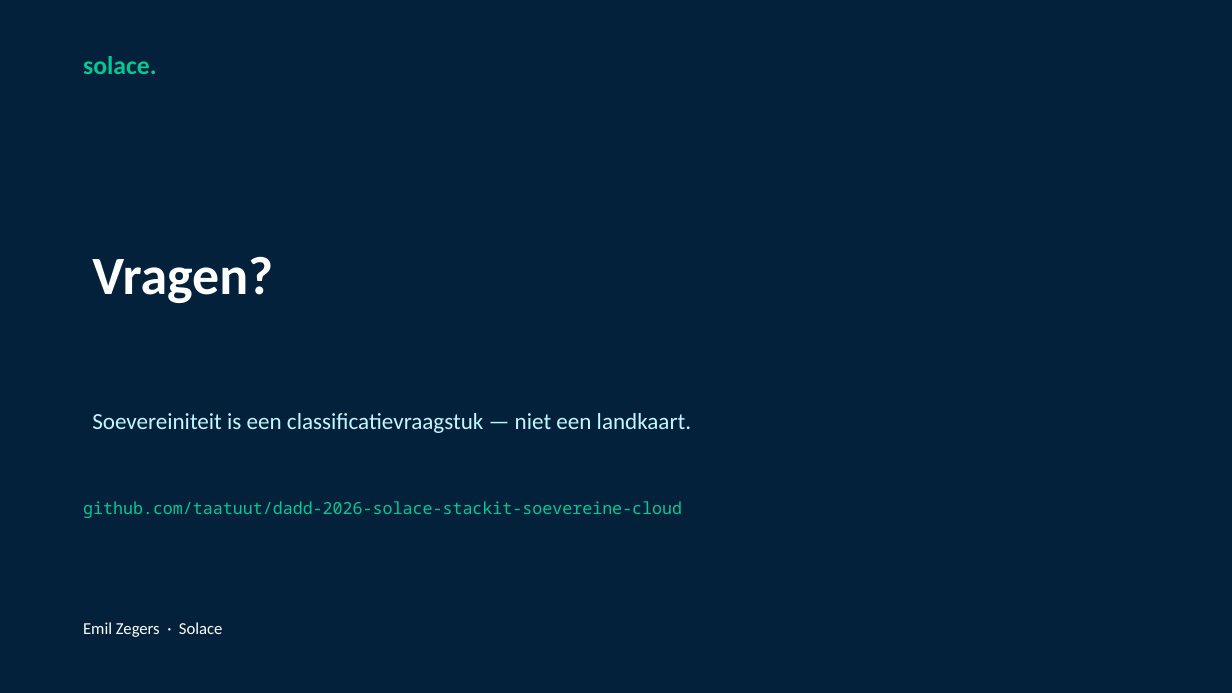
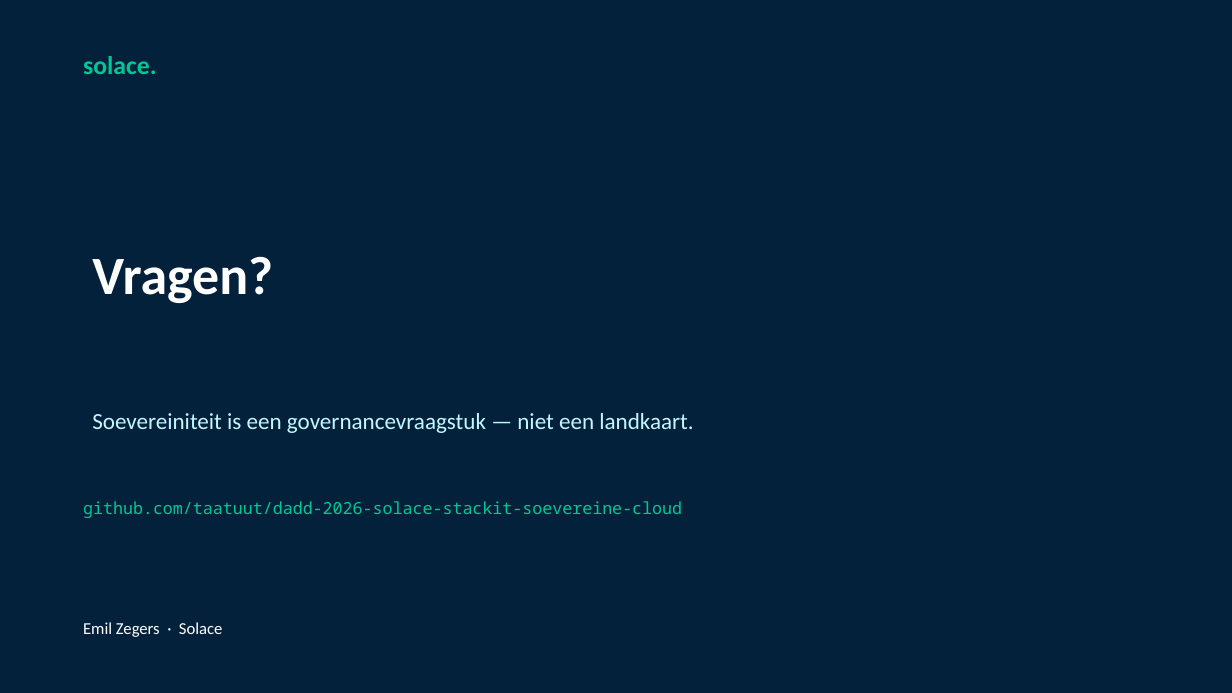
Before and after one commit to taatuut/dadd-2026-solace-stackit-soevereine-cloud, a slide deck: slide 14 of docs/DADD2026-Enewable-Soevereine-Cloud.pptx. Drawn at 1232x693 pixels with LibreOffice and Linux fonts; fonts in the diff are those of the drawing. Boxes give left, top, right and bottom in pixels: in the first picture for what was removed or moved away, otherwise in the second. Text is boxed around its words. In the diff, an @@ line names an element or a change of style, - is before the commit and + after.

```diff
--- a/docs/DADD2026-Enewable-Soevereine-Cloud.pptx
+++ b/docs/DADD2026-Enewable-Soevereine-Cloud.pptx
@@ text at (x1=92, y1=413, x2=693, y2=433): text changed @@
-Soevereiniteit is een classificatievraagstuk — niet een landkaart.
+Soevereiniteit is een governancevraagstuk — niet een landkaart.
```
Also in this commit, not shown: 2 other slides changed, 1 other file.
